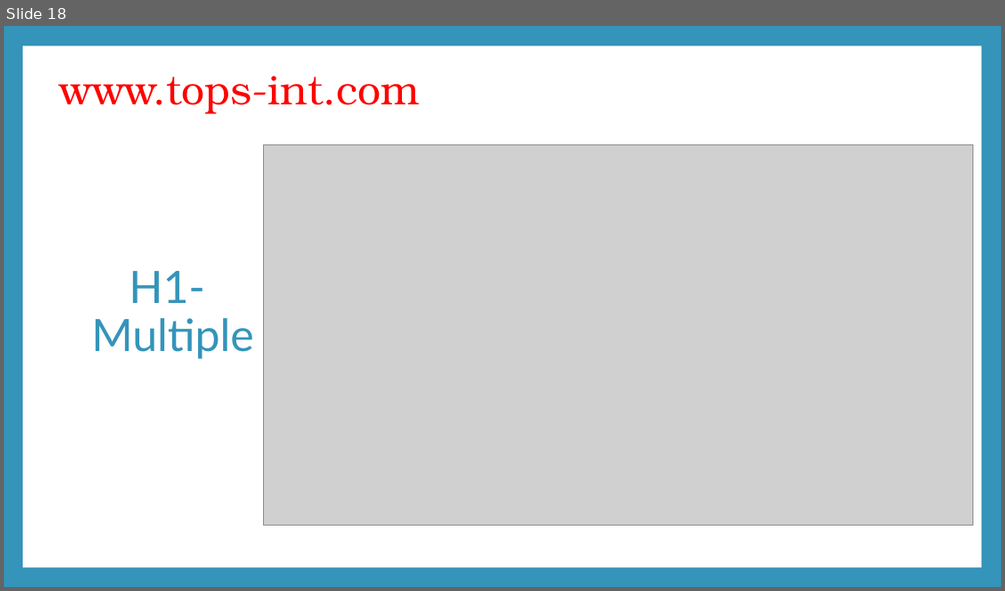
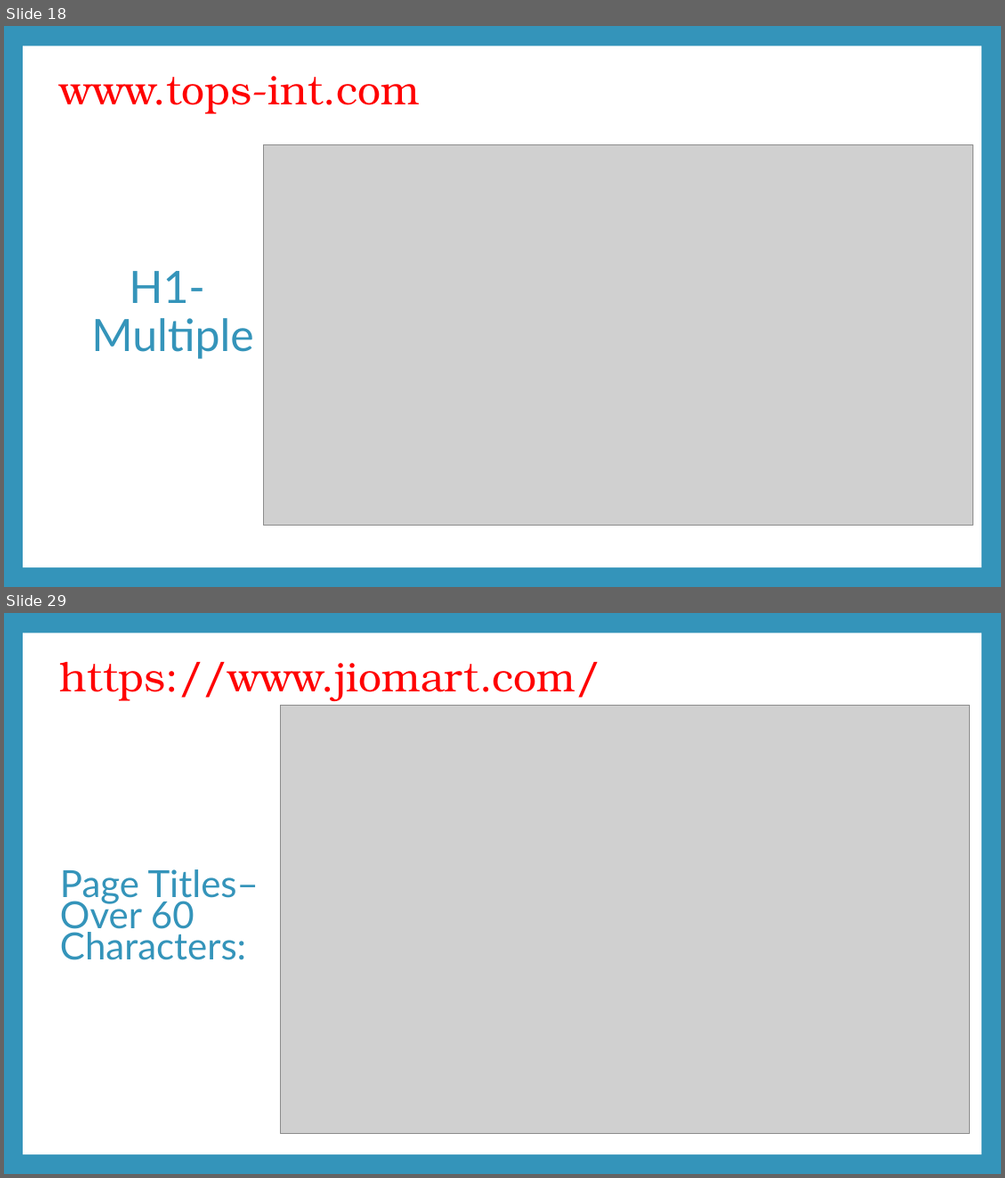
Before and after one commit to Resh-Digi/Resh-DM-Task, a slide deck: SCREAMING FROG.pptx. Shown one above the other, each under a label of ours: slide 18 before the commit, slides 18 and 29 after it; the slides between them are not shown. The pictures are 1005x591 and 1005x1178 pixels, drawn with LibreOffice and Linux fonts; fonts in the diff are those of the drawing; grey boxes stand for pictures. Boxes give left, top, right and bottom in pixels: in the first picture for what was removed or moved away, otherwise in the second. Text is boxed around its words. In the diff, an @@ line names an element or a change of style, - is before the commit and + after.

```diff
--- a/SCREAMING FROG.pptx
+++ b/SCREAMING FROG.pptx
@@ slide 29 added at [4,613,1001,1174], background #3494BA; not listed: 1 template element that a slide beside it also shows @@
@@ title added at [60,662,600,701], 39.6 pt, text #FF0000 @@
+https://www.jiomart.com/
@@ picture added at [281,705,970,1134] @@
@@ text added at [60,869,259,960], 36 pt, text #3494BA @@
+Page Titles– Over 60 Characters:
```
Also in this commit, not shown: 1 slide changed, 10 other slides added.
